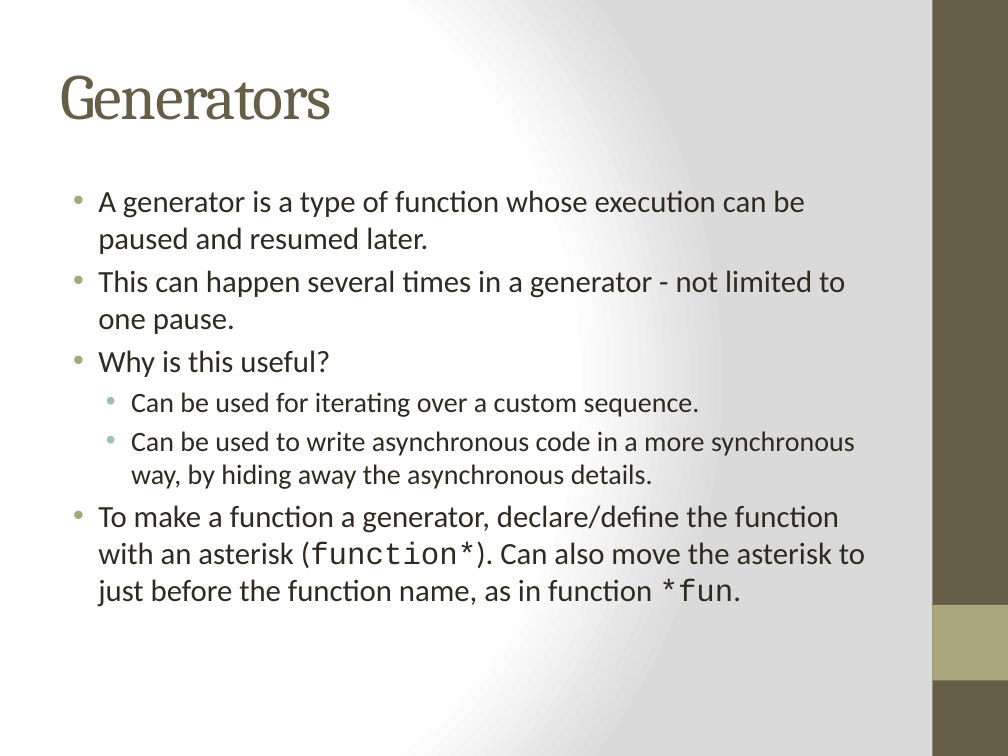
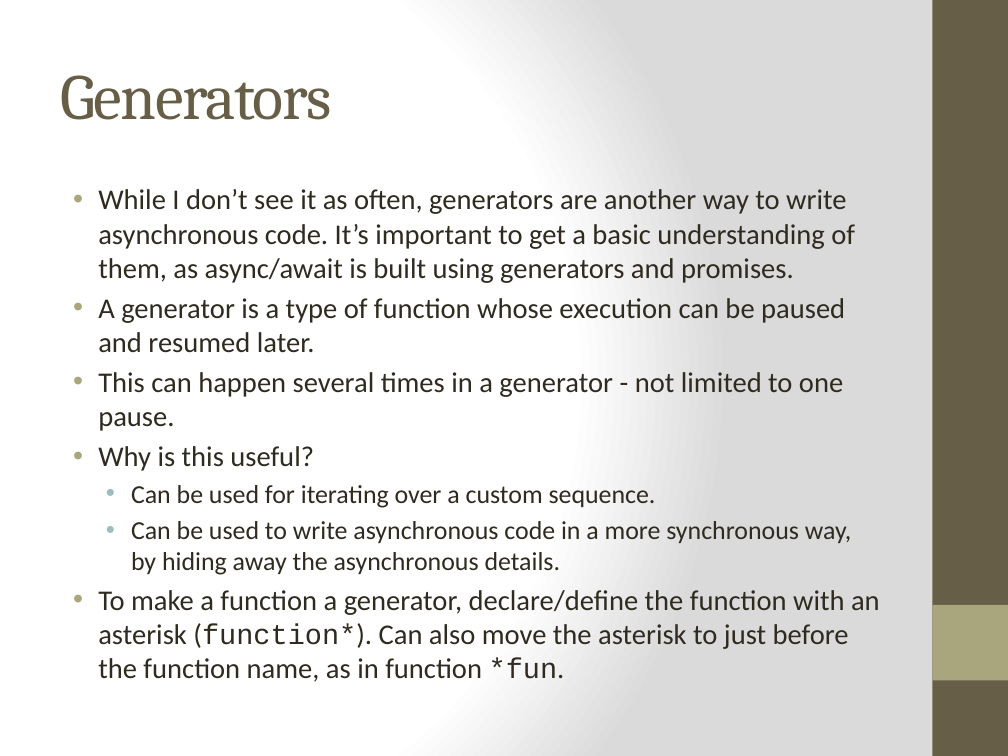
Before and after one commit to cheryly279/AsyncDiscussion, a slide deck: slide 34 of Async_Discussion_9_29_15.pptx (slide 30 before the commit). Drawn at 1008x756 pixels with LibreOffice and Linux fonts; fonts in the diff are those of the drawing. Boxes give left, top, right and bottom in pixels: in the first picture for what was removed or moved away, otherwise in the second. Text is boxed around its words. In the diff, an @@ line names an element or a change of style, - is before the commit and + after.

```diff
--- a/Async_Discussion_9_29_15.pptx
+++ b/Async_Discussion_9_29_15.pptx
@@ text at box(98, 189, 855, 283): paragraph added @@
+• While I don’t see it as often, generators are another way to write asynchronous code. It’s important to get a basic understanding of them, as async/await is built using generators and promises.
@@ text at box(98, 298, 880, 682): size 22 to 20.4 pt in "A generator is a type of function ...", "This can happen several times in a ...", "Why is this useful?", "To make a function a generator, declare/define ..."; size 20 to 18.5 pt in "Can be used for iterating over a ...", "Can be used to write asynchronous code ..." @@
```
Also in this commit, not shown: 3 other slides changed, 8 slides added, 7 slides removed, 1 other file.
